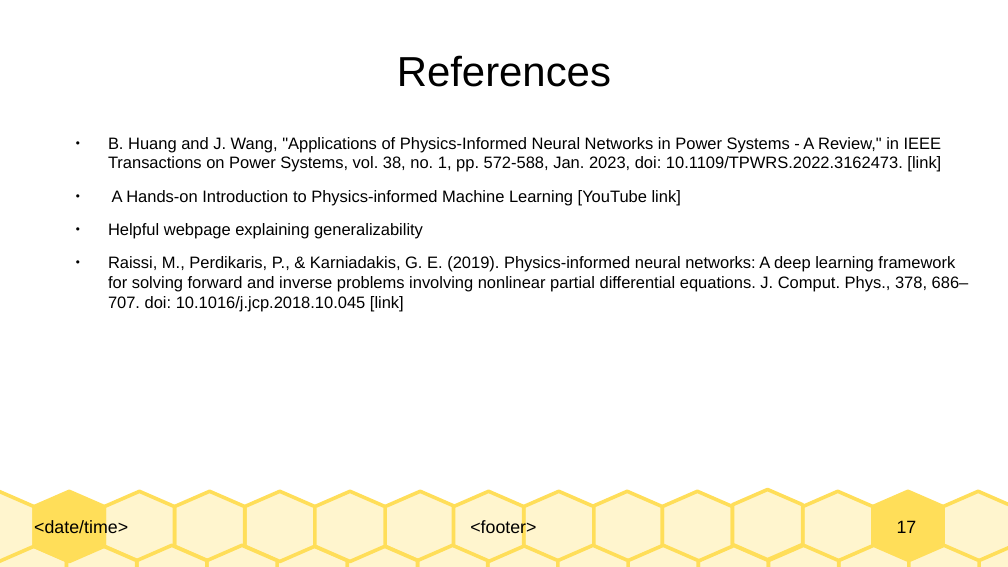
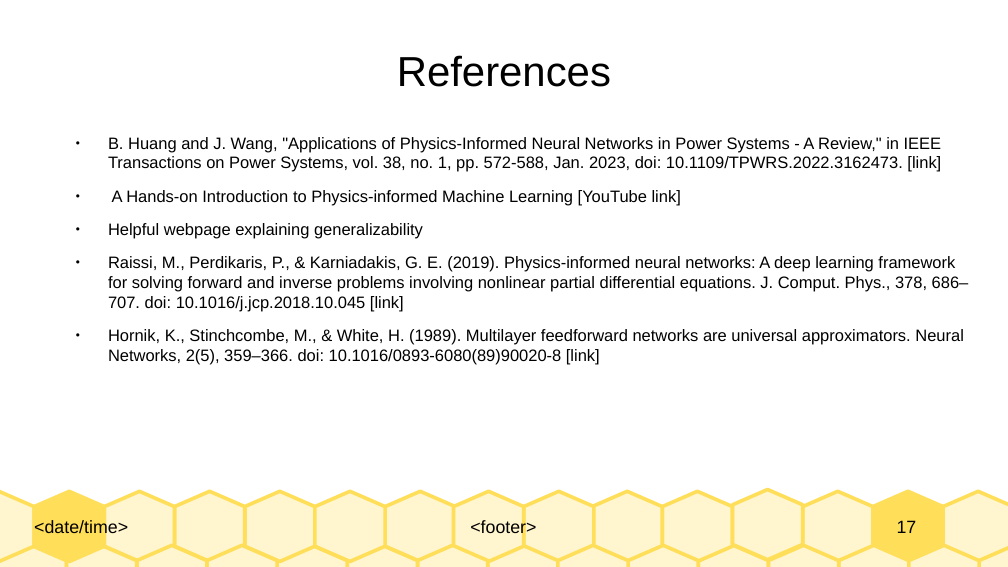
Before and after one commit to Realife-Brahmin/OriginalDocsHub, a slide deck: slide 17 of research_showcase/physicsInformedNeuralNetworks_aryan_ritwajeet_jha.odp. Drawn at 1008x567 pixels with LibreOffice and Linux fonts; fonts in the diff are those of the drawing. Boxes give left, top, right and bottom in pixels: in the first picture for what was removed or moved away, otherwise in the second. Text is boxed around its words. In the diff, an @@ line names an element or a change of style, - is before the commit and + after.

```diff
--- a/research_showcase/physicsInformedNeuralNetworks_aryan_ritwajeet_jha.odp
+++ b/research_showcase/physicsInformedNeuralNetworks_aryan_ritwajeet_jha.odp
@@ text at [108,329,964,365]: paragraph added @@
+● Hornik, K., Stinchcombe, M., & White, H. (1989). Multilayer feedforward networks are universal approximators. Neural Networks, 2(5), 359–366. doi: 10.1016/0893-6080(89)90020-8 [link]
```
Also in this commit, not shown: 6 other slides changed, 1 other file.
